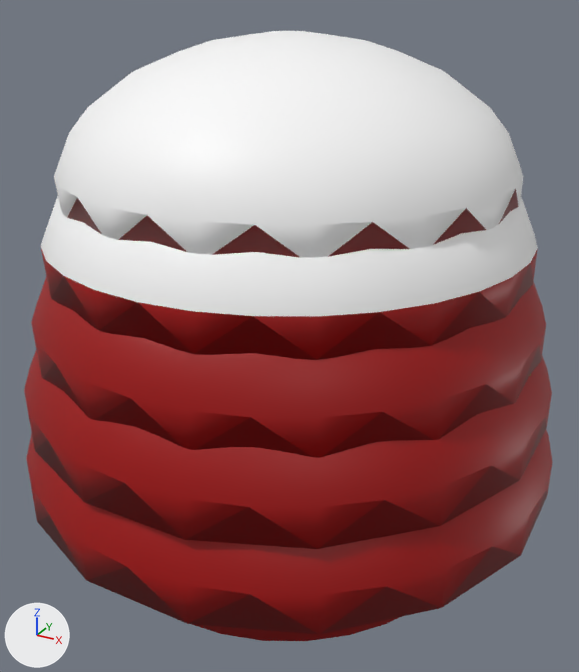
The Blender file RBDCivilization/Assets/Models/Landscape/ArbustoColor1otoñoinvierno.blend: old version first, new version second.
One viewpoint serves both versions: a camera (50 mm lens) standing at (1.82, -3.38, 1.52) and looking at (0.04, -0.13, -0.1). Every picture has the same lights, and +X, +Y and +Z are marked at lower left.
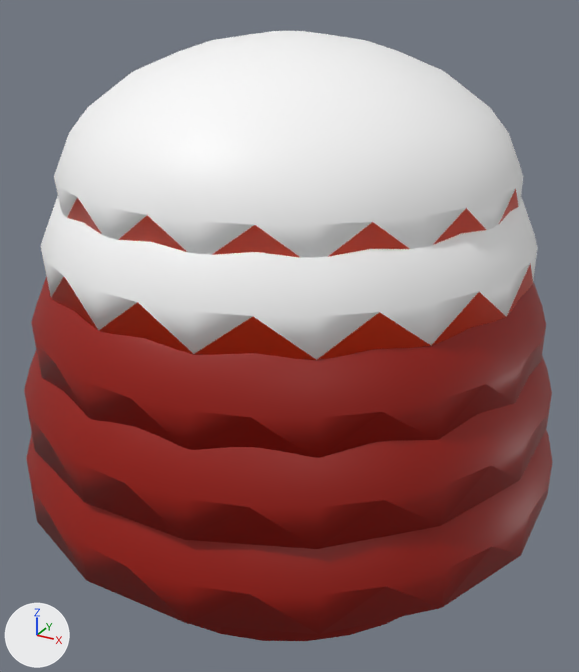
Changed parts and their boxes (x1, y1, x2, y2) in the pictures (579 x 672 px):
'Cylinder.003', recoloured
    both: (41, 187, 538, 634)
part 1 of me_cylinder, recoloured (red to white)
    both: (41, 248, 538, 360)
part 2 of me_cylinder, recoloured
    both: (24, 276, 553, 641)
part 3 of me_cylinder, recoloured
    both: (51, 263, 533, 360)
part 4 of me_cylinder, recoloured
    both: (67, 189, 518, 258)

What changed in the scene script:
```text
Change mat_material_005:
    mat_material_005.base_color: (0.207, 0.0, 0.0) -> (0.324, 0.00572, 0.0)  # red #7e0000 -> red #9a1100
Add mat_material_006:
    mat_material_006 = principled_material('Material.006')
    mat_material_006.base_color = (0.8, 0.0487, 0.00865)  # red #e73e17
Change me_cylinder:
    where me_cylinder.from_pydata(...)  # 864 vertices, 684 faces; spans x -1.36..1.36, y -1.34..1.37, z -1.0..1.52
    used by ob_cylinder_003; location = (0.0, -0.08, -0.192)
    remove me_cylinder.materials.append(mat_material)  # green #3fe72c
    me_cylinder part 1: all 32 faces centred in x -1.15..1.15, y -1.13..1.16, z 0.6 switch from mat_material_004 (red #a10000) to mat_material_003 (white #ffffff)
    me_cylinder part 2: 269 of the faces centred in x -1.34..1.34, y -1.33..1.36, z -0.51..0.52 switch from mat_material_004 (red #a10000) to mat_material_005 (red #9a1100)
    me_cylinder part 3: the 1 face centred in x 0.0, y 0.01, z 0.56 switches from mat_material_005 (red #7d0000) to mat_material_006 (red #e73e17)
    me_cylinder part 4: the 1 face centred in x 0.0, y 0.01, z 0.87 switches from mat_material_005 (red #7d0000) to mat_material_006 (red #e73e17)
    add me_cylinder.materials.append(mat_material_006)  # red #e73e17
```
